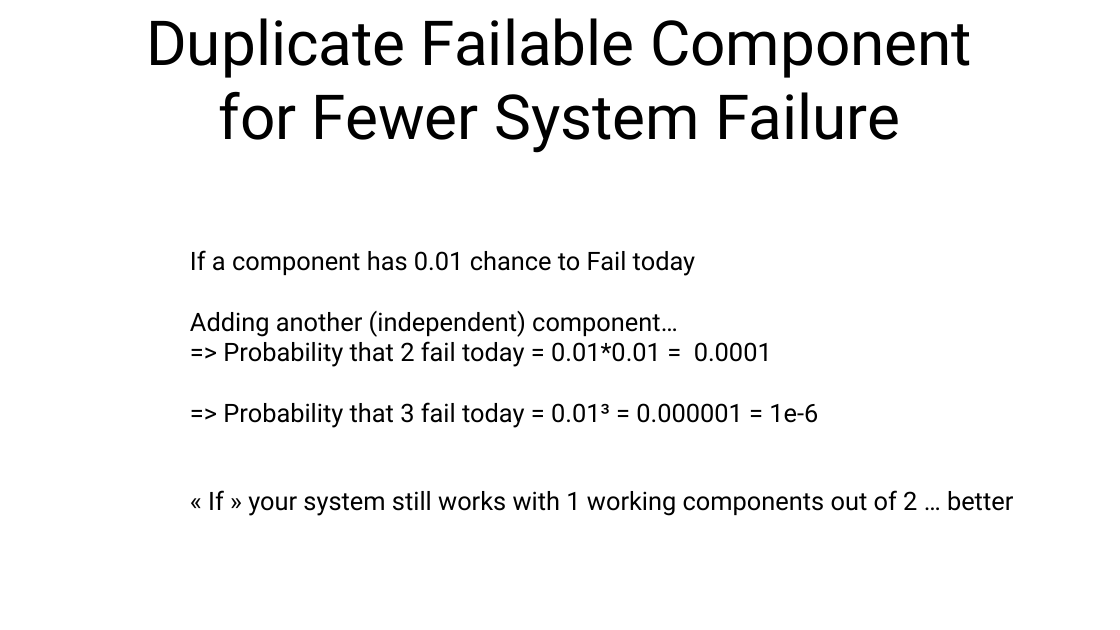
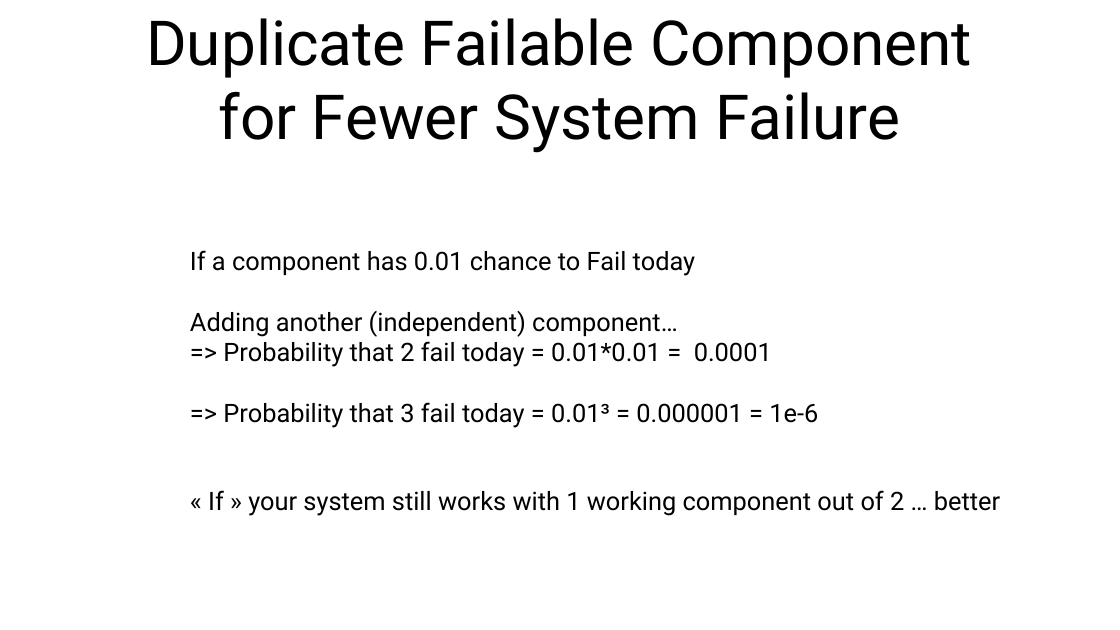
Before and after one commit to Arnaud-Nauwynck/presentations, a slide deck: slide 28 of pres-bigdata/3-failure-and-resiliency-pinciples-distributed-computing.pptx. Drawn at 1120x630 pixels with LibreOffice and Linux fonts; fonts in the diff are those of the drawing. Boxes give left, top, right and bottom in pixels: in the first picture for what was removed or moved away, otherwise in the second. Text is boxed around its words. In the diff, an @@ line names an element or a change of style, - is before the commit and + after.

```diff
--- a/pres-bigdata/3-failure-and-resiliency-pinciples-distributed-computing.pptx
+++ b/pres-bigdata/3-failure-and-resiliency-pinciples-distributed-computing.pptx
@@ text at <box>208,490,1000,516</box>: text changed @@
-« If » your system still works with 1 working components out of 2 … better
+« If » your system still works with 1 working component out of 2 … better
```
Also in this commit, not shown: 11 other slides changed, 13 other files.
